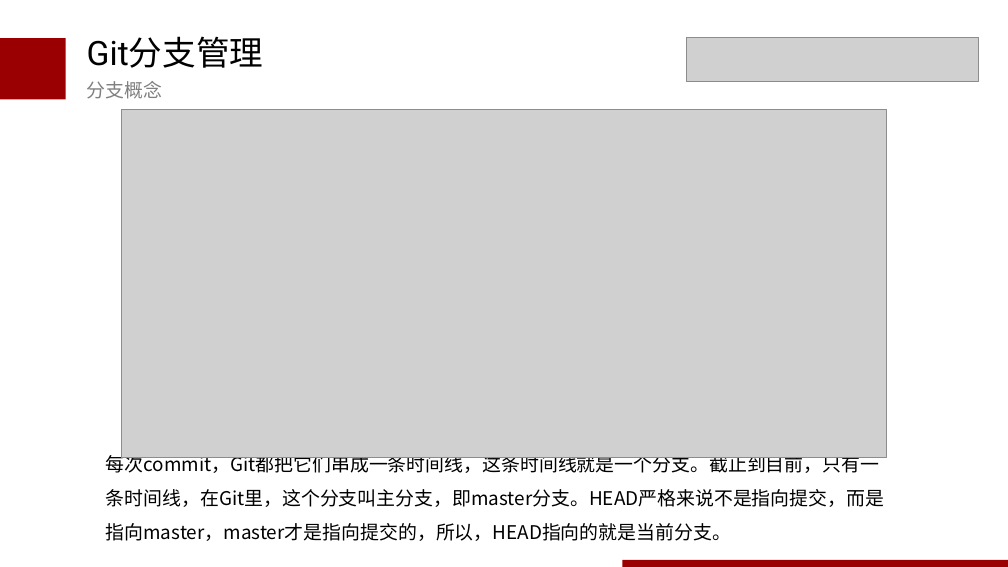
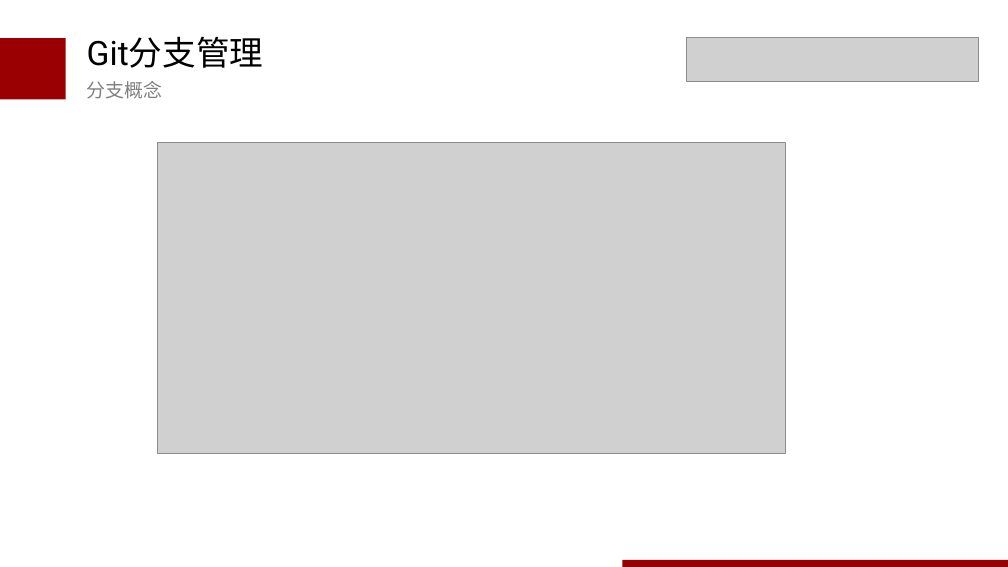
Before and after one commit to wudaoxi1100/blog, a slide deck: slide 29 of ppt/git介绍0325.pptx. Drawn at 1008x567 pixels with LibreOffice and Linux fonts; fonts in the diff are those of the drawing; grey boxes stand for pictures. Boxes give left, top, right and bottom in pixels: in the first picture for what was removed or moved away, otherwise in the second. Text is boxed around its words. In the diff, an @@ line names an element or a change of style, - is before the commit and + after.

```diff
--- a/ppt/git介绍0325.pptx
+++ b/ppt/git介绍0325.pptx
@@ picture: place and size @@
-picture at [122,109,886,457]
+picture at [158,142,786,453]
@@ text removed at [106,452,885,541] @@
-每次commit，Git都把它们串成一条时间线，这条时间线就是一个分支。截止到目前，只有一条时间线，在Git里，这个分支叫主分支，即master分支。HEAD严格来说不是指向提交，而是指向master，master才是指向提交的，所以，HEAD指向的就是当前分支。
```
Also in this commit, not shown: 2 other slides changed, 4 slides added, 3 slides removed.
